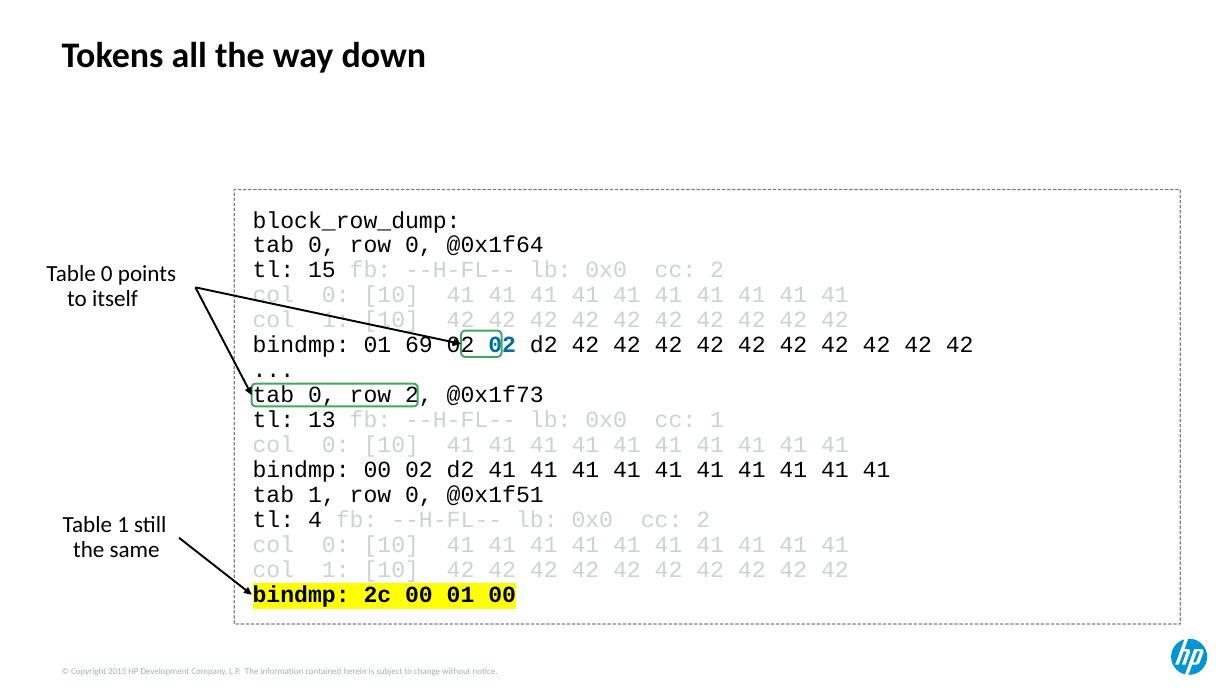
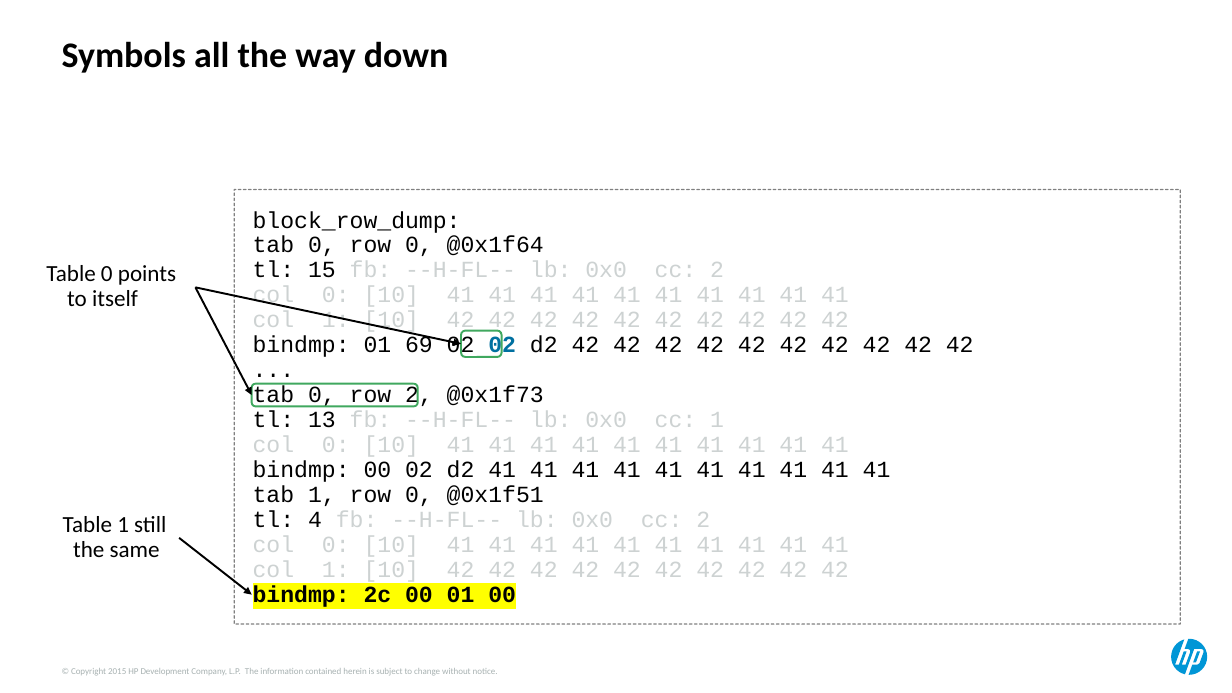
Before and after one commit to Dyland28/HP-Data-Compression, a slide deck: slide 8 of compression_sand_weiss_hotsos_2018.pptx. Drawn at 1232x693 pixels with LibreOffice and Linux fonts; fonts in the diff are those of the drawing. Boxes give left, top, right and bottom in pixels: in the first picture for what was removed or moved away, otherwise in the second. Text is boxed around its words. In the diff, an @@ line names an element or a change of style, - is before the commit and + after.

```diff
--- a/compression_sand_weiss_hotsos_2018.pptx
+++ b/compression_sand_weiss_hotsos_2018.pptx
@@ text at (x1=62, y1=41, x2=449, y2=73): text changed @@
-Tokens all the way down
+Symbols all the way down
```
Also in this commit, not shown: 5 other slides changed, 1 slide added, 1 slide removed.
